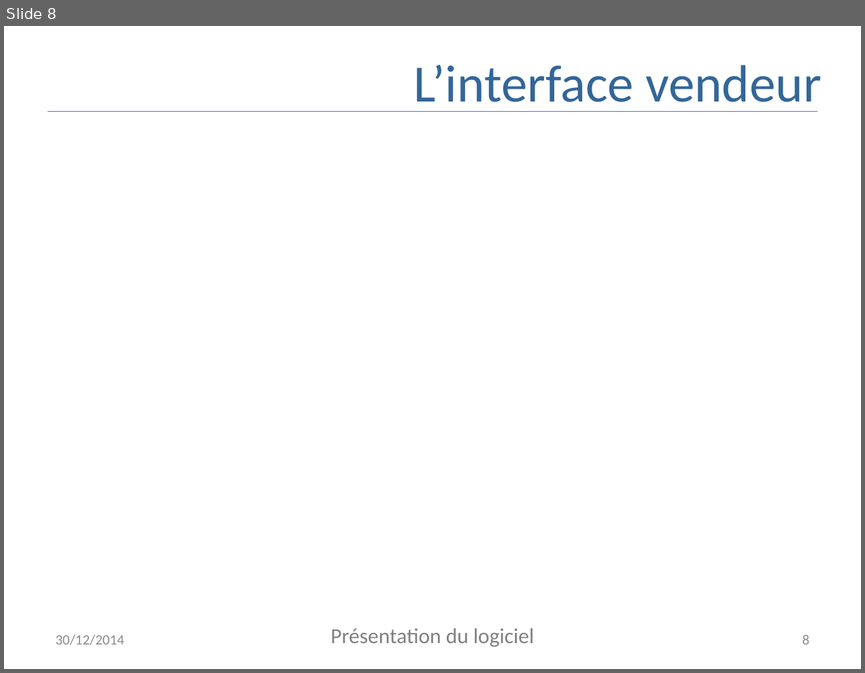
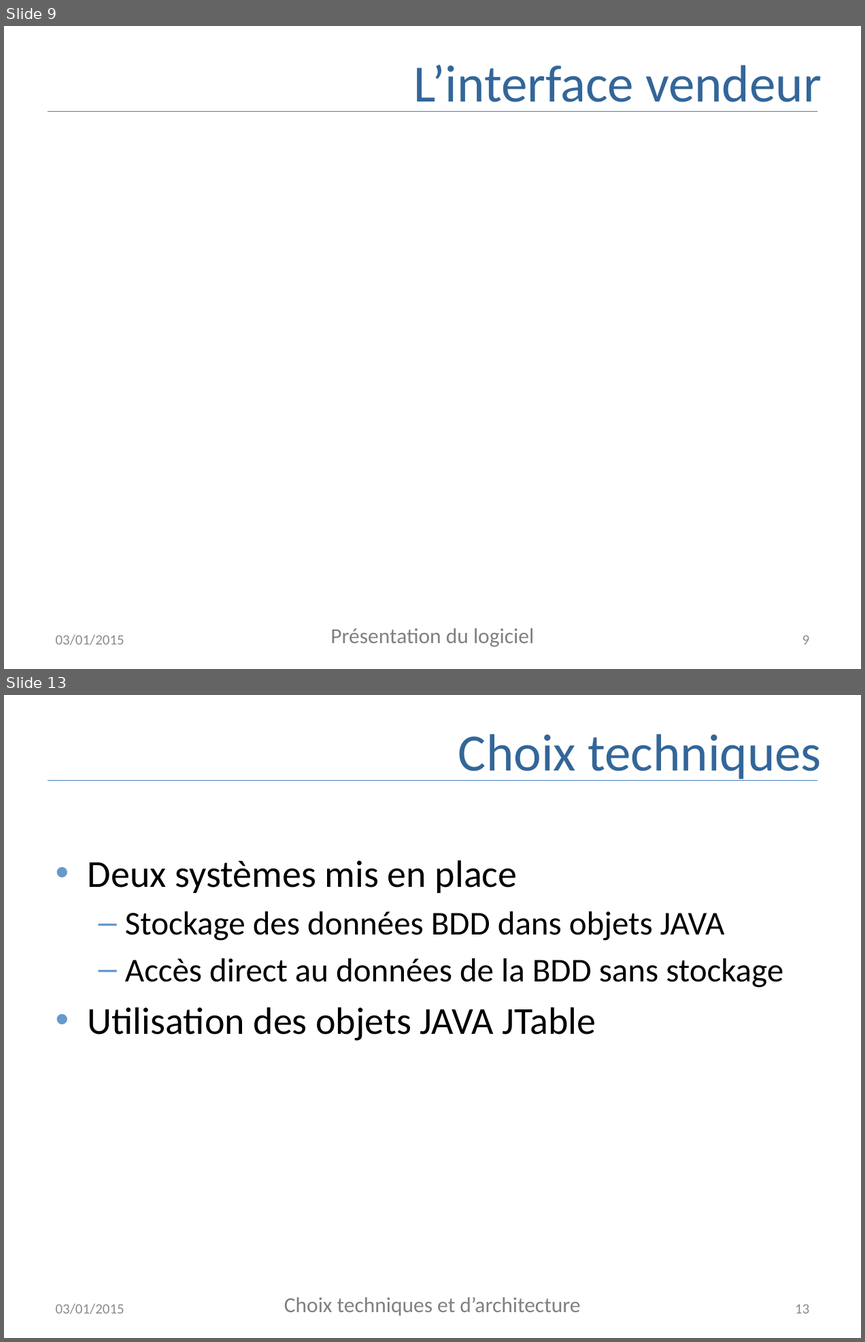
Before and after one commit to AppInfoCPE/genielog, a slide deck: Documentation/presentation.pptx. Shown one above the other, each under a label of ours: slide 8 before the commit, slides 9 and 13 after it; the slides between them are not shown. The pictures are 865x673 and 865x1342 pixels, drawn with LibreOffice and Linux fonts; fonts in the diff are those of the drawing. Boxes give left, top, right and bottom in pixels: in the first picture for what was removed or moved away, otherwise in the second. Text is boxed around its words. In the diff, an @@ line names an element or a change of style, - is before the commit and + after.

```diff
--- a/Documentation/presentation.pptx
+++ b/Documentation/presentation.pptx
@@ slide 13 added at (x1=4, y1=695, x2=861, y2=1338), background #FFFFFF @@
@@ title added at (x1=458, y1=734, x2=821, y2=781), 44 pt, text #336699 @@
+Choix techniques
@@ line added from (48, 780) to (817, 780), #4B7EBC 0.75 pt @@
@@ text added at (x1=88, y1=860, x2=783, y2=1040), 28 pt, text #000000 @@
+• Deux systèmes mis en place
+  – Stockage des données BDD dans objets JAVA
+  – Accès direct au données de la BDD sans stockage
+• Utilisation des objets JAVA JTable
@@ text added at (x1=56, y1=1303, x2=124, y2=1314), 12 pt, text #8C8C8C @@
+03/01/2015
@@ text added at (x1=284, y1=1297, x2=580, y2=1315), 18 pt, text #808080 @@
+Choix techniques et d’architecture
@@ page number added at (x1=795, y1=1304, x2=809, y2=1313), 12 pt, text #8C8C8C @@
+13
@@ what was slide 8 is now slide 9 @@
@@ slide 9 changed as well @@
@@ text at (x1=56, y1=634, x2=124, y2=645): text changed @@
-30/12/2014
+03/01/2015
@@ page number at (x1=802, y1=635, x2=810, y2=644): text changed @@
-8
+9
```
Also in this commit, not shown: 15 other slides changed, 2 other slides added, 2 other files.
